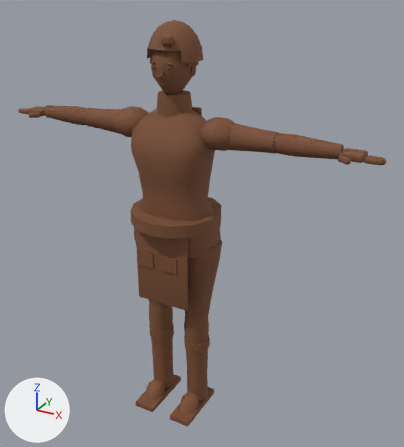
A saved change to the Blender file creative/3d-characters/npc_trader/source/tb_npc_trader.blend.
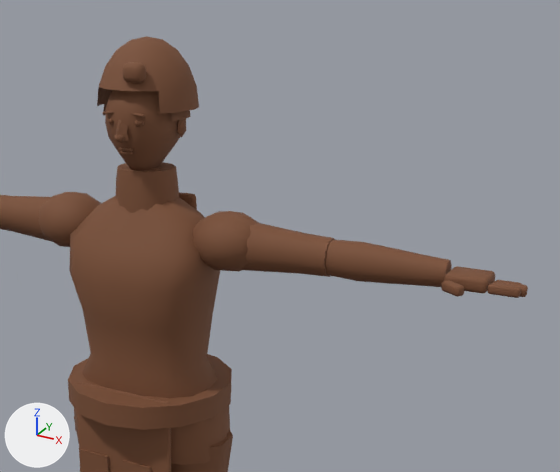
Each version is shown whole from a 50 mm lens placed at (1.199, -1.947, 1.954), pointed at (0.089, 0.071, 0.945), then close up on the part from 23% to 100% of the width and 0% to 59% of the height. The axes (+X, +Y, +Z) are drawn at lower left. The lights are the same throughout. The older version's two pictures come first.

Names of what the first close-up shows: 'npc_trader_mesh'.
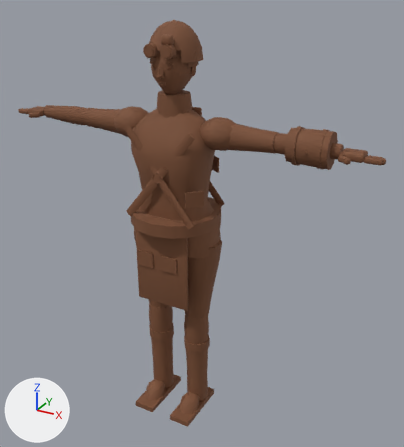
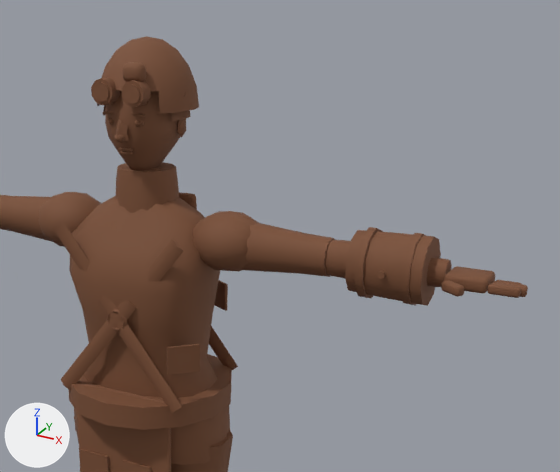
Pixel boxes (x1, y1, x2, y2) of what changed, in the close-ups (560 x 472 px):
part 1 of me_npc_trader_mesh, added: after (91, 77, 120, 105)
part 2 of me_npc_trader_mesh, added: after (93, 82, 109, 102)
part 3 of me_npc_trader_mesh, added: after (122, 80, 150, 108)
part 4 of me_npc_trader_mesh, added: after (124, 84, 140, 104)
part 5 of me_npc_trader_mesh, added (brown): after (355, 227, 383, 298)
part 6 of me_npc_trader_mesh, added (brown): after (400, 233, 426, 305)
part 7 of me_npc_trader_mesh, added: after (377, 270, 385, 279)
part 8 of me_npc_trader_mesh, added: after (214, 280, 228, 311)
part 9 of me_npc_trader_mesh, added: after (55, 224, 238, 413)
part 10 of me_npc_trader_mesh, added (brown): after (345, 230, 441, 306)

Patch to the scene script:
```diff
--- a/creative/3d-characters/npc_trader/source/tb_npc_trader.blend.py
+++ b/creative/3d-characters/npc_trader/source/tb_npc_trader.blend.py
@@ me_npc_trader_mesh @@
 # used by ob_npc_trader_mesh; location = (0.0, 0.0, 0.0)
-me_npc_trader_mesh.from_pydata(...)  # 2400 vertices, 2330 faces; spans x -0.86..0.86, y -0.2..0.2, z 0.0..1.8
+me_npc_trader_mesh.from_pydata(...)  # 2882 vertices, 2682 faces; spans x -0.86..0.86, y -0.2..0.2, z 0.0..1.8
+# me_npc_trader_mesh part 1: a new loose piece, a 10-sided cylinder along y spanning x -0.064..-0.012, y -0.113..-0.083, z 1.673..1.727, in mat_tbc_skin (brown #7a4e33)
+# me_npc_trader_mesh part 2: a new loose piece, a 10-sided cylinder along y spanning x -0.057..-0.019, y -0.116..-0.112, z 1.68..1.72, in mat_tbc_skin (brown #7a4e33)
+# me_npc_trader_mesh part 3: a new loose piece, a 10-sided cylinder along y spanning x 0.012..0.064, y -0.113..-0.083, z 1.673..1.727, in mat_tbc_skin (brown #7a4e33)
+# me_npc_trader_mesh part 4: a new loose piece, a 10-sided cylinder along y spanning x 0.019..0.057, y -0.116..-0.112, z 1.68..1.72, in mat_tbc_skin (brown #7a4e33)
+# me_npc_trader_mesh part 5: a new loose piece, a 10-sided cylinder along x spanning x 0.529..0.545, y -0.064..0.064, z 1.305..1.455, in mat_tbc_skin (brown #7a4e33)
+# me_npc_trader_mesh part 6: a new loose piece, a 10-sided cylinder along x spanning x 0.625..0.641, y -0.064..0.064, z 1.305..1.455, in mat_tbc_skin (brown #7a4e33)
+# me_npc_trader_mesh part 7: a new loose piece, a 6-sided cylinder along y spanning x 0.5781..0.5919, y -0.072..-0.064, z 1.372..1.388, in mat_tbc_skin (brown #7a4e33)
+# me_npc_trader_mesh part 8: the loose piece of 8 vertices spanning x 0.0..0.08, y -0.14..-0.13, z 0.78..0.86 is copied, and the copy is turned 148.2 degrees about the z axis through its middle and scaled by 0.931, then moved by (0.08, 0.27, 0.39); it spans x 0.08..0.15, y 0.11..0.15, z 1.18..1.25
+# me_npc_trader_mesh part 9: 296 vertices added at x -0.17..0.17, y -0.15..0.15, z 1.01..1.41
+# me_npc_trader_mesh part 10: 30 vertices added at x 0.5..0.66, y -0.06..0.06, z 1.31..1.45
+# other edits to the shape of me_npc_trader_mesh do not show in these pictures
 me_npc_trader_mesh.materials.append(mat_tbc_skin)
```
